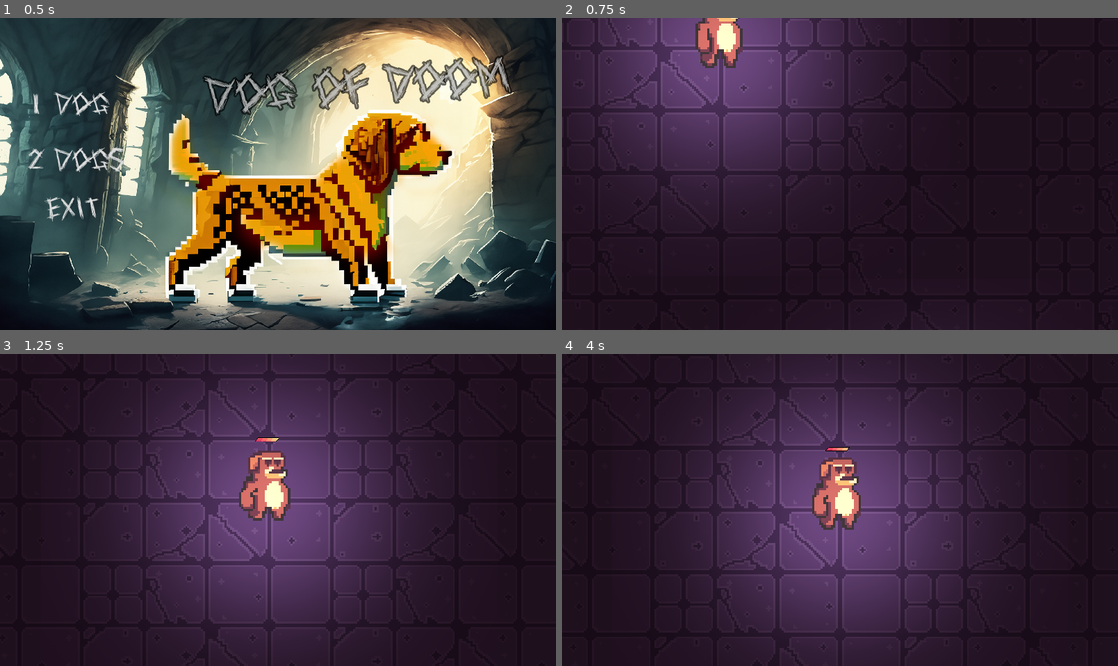
Above: before the commit, frames 1-4 (two rows, left to right).
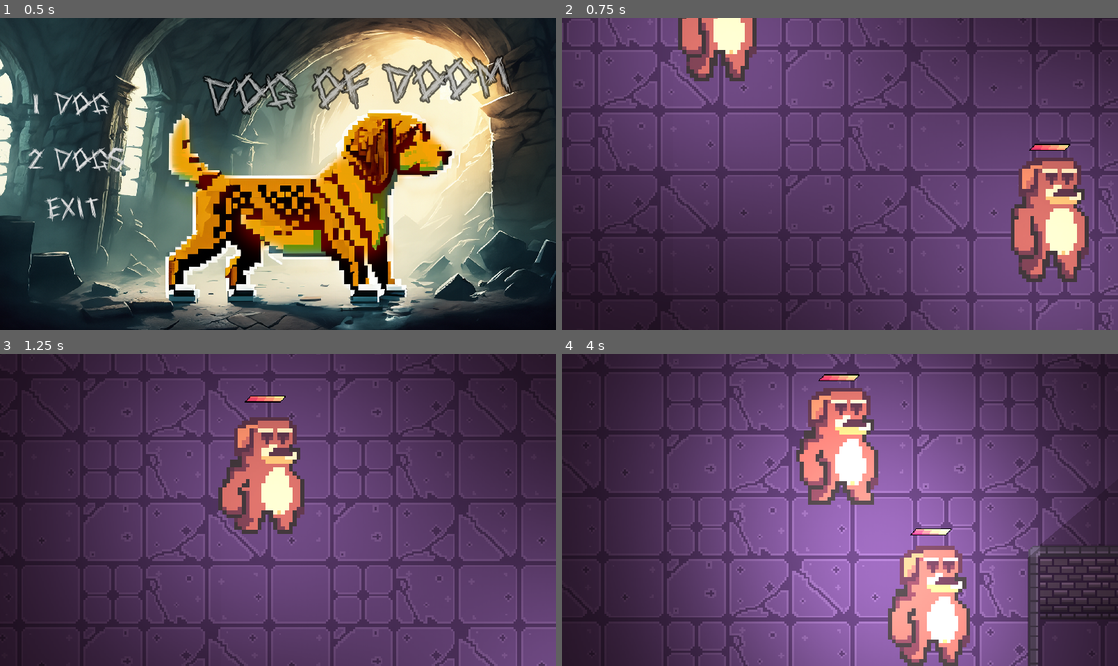
Above: after the commit, the same moments.

Repository: AugustanaCSC380January2024/final-game-don
Game: Godot game, scene res://scenes/menu.tscn
Two runs of this game, one before a commit and one after it. Both use one fixed random seed, a clock stepped at 60 frames per second and the inputs below.
Inputs:
- Up to frame 1 (0.5 s): no input
- Up to frame 2 (0.75 s): click "1 DOG" at 0.5 s
- Up to frame 3 (1.25 s): no input
- Up to frame 4 (4 s): hold D (right) 1.28-2.03 s; tap P (attack) every 0.75 s from 1.35 to 3.6 s; tap Space (jump) at 1.52, 2.27, 3.77 s; hold S (down) 2.03-2.78 s; hold D (right) 2.78-3.53 s; hold W (up) from 3.53 s (still down)

Frame 1 is identical in both runs. In frame 2, 87% of the frame differs, in the area x 0-100%, y 0-100%; in frame 3, 79%; in frame 4, 88%.

Commit message:
The multiplayer mode now is able to save the progress of both players

Diff:
--- a/scenes/map1.tscn
+++ b/scenes/map1.tscn
@@ -1,9 +1,7 @@
-[gd_scene load_steps=5 format=3 uid="uid://bmtf5fu7xmces"]
+[gd_scene load_steps=3 format=3 uid="uid://bmtf5fu7xmces"]
 
 [ext_resource type="Script" path="res://scripts/map1.gd" id="1_ux8rt"]
 [ext_resource type="PackedScene" uid="uid://bs3pbw7w8qfua" path="res://scenes/tile_map1.tscn" id="2_tbxjn"]
-[ext_resource type="PackedScene" uid="uid://bgp3lwcbdrhur" path="res://scenes/player.tscn" id="3_quug3"]
-[ext_resource type="PackedScene" uid="uid://cfho5svf6cjbk" path="res://scenes/player2.tscn" id="6_gk2u3"]
 
 [node name="Map" type="Node2D"]
 script = ExtResource("1_ux8rt")
@@ -13,14 +11,13 @@
 
 [node name="TileMap" parent="." instance=ExtResource("2_tbxjn")]
 
-[node name="Player" parent="." instance=ExtResource("6_gk2u3")]
-scale = Vector2(0.3, 0.3)
-
-[node name="Player2" parent="." instance=ExtResource("3_quug3")]
-position = Vector2(105, 235)
-scale = Vector2(0.3, 0.3)
-
 [node name="Camera2D" type="Camera2D" parent="."]
 position = Vector2(145, 154)
 zoom = Vector2(3, 3)
 position_smoothing_enabled = true
+
+[node name="spawn1" type="Marker2D" parent="."]
+position = Vector2(631, 192)
+
+[node name="spawn2" type="Marker2D" parent="."]
+position = Vector2(639, 263)
--- a/scripts/global.gd
+++ b/scripts/global.gd
@@ -1,6 +1,6 @@
 extends Node
 
-const SAVE_FILE3 = "user://save_file3.save"
+const SAVE_FILE4 = "user://save_file4.save"
 @onready var g_data = {}
 
 func get_global_data() -> Dictionary:
@@ -11,14 +11,14 @@
 	load_data()
 
 func save_data():
-	var file = FileAccess.open(SAVE_FILE3, FileAccess.WRITE)
+	var file = FileAccess.open(SAVE_FILE4, FileAccess.WRITE)
 	file.store_var(g_data)
 	file.close()
 
 
 func load_data():
 
-	if not FileAccess.file_exists(SAVE_FILE3):
+	if not FileAccess.file_exists(SAVE_FILE4):
 		g_data = {
 
 			"player_one_posX": 0.0,
@@ -26,10 +26,14 @@
 			"player_health": 0,
 			"multiplayer": false,
 			"mapNum": 1 ,
-			"gameExists": true
+			"gameExists": true,
+			"player_two_posX": 0.0,
+			"player_two_posY": 0.0,
+			"player2_health": 0,
+
+
 		}
 		save_data()
-		print("hekki")
-	var file = FileAccess.open(SAVE_FILE3, FileAccess.READ)
+	var file = FileAccess.open(SAVE_FILE4, FileAccess.READ)
 	g_data = file.get_var()
 	file.close()
--- a/scripts/map1.gd
+++ b/scripts/map1.gd
@@ -2,8 +2,10 @@
 
 @export var mapNum = 1
 @onready var map1 = preload("res://scenes/tile_map1.tscn")
-@onready var player = $Player
-@onready var player_2 = $Player2
+var player_1
+var player_2
+@onready var player_one = load("res://scenes/player.tscn")
+@onready var player_two = load("res://scenes/player2.tscn")
 @onready var camera_2d = $Camera2D
 @onready var save_file
 
@@ -15,36 +17,26 @@
 const zoommax = 3.0
 
 func _ready():
-	#multiplayermode = save_file.multiplayermode
 	save_file = Global.get_global_data()
 	var gameExists = save_file.gameExists
+	load_player(multiplayermode)
 	if(gameExists):
 		load_progress()
 
 func _physics_process(delta):
-	player_position = player_2.get_global_pos()
-	player_health = player_2.get_health()
-
-	#print(player_position, player_health)
 
 	if (Input.is_action_just_pressed("save")):
 		save_progress()
 
-
-
-	if (Input.is_action_just_pressed("load")):
-		load_progress()
-
-
 	if (multiplayermode):
 
-		var avg_camera_positionX = (player.global_position.x +  player_2.global_position.x) / 2
-		var avg_camera_positionY = (player.global_position.y +  player_2.global_position.y) / 2
+		var avg_camera_positionX = (player_1.global_position.x +  player_2.global_position.x) / 2
+		var avg_camera_positionY = (player_1.global_position.y +  player_2.global_position.y) / 2
 		var avg_camera_pos = Vector2(Vector2i(avg_camera_positionX, avg_camera_positionY))
 		camera_2d.global_position = avg_camera_pos
 
-		var player_pos_differenceX = player.global_position.x -  player_2.global_position.x
-		var player_pos_differenceY = player.global_position.y -  player_2.global_position.y
+		var player_pos_differenceX = player_1.global_position.x -  player_2.global_position.x
+		var player_pos_differenceY = player_1.global_position.y -  player_2.global_position.y
 		var insideRoot = abs((player_pos_differenceX ** 2) - (player_pos_differenceY ** 2))
 		var player_pos_difference = sqrt(insideRoot)
 
@@ -54,15 +46,21 @@
 		camera_2d.zoom.x = cameraZoom
 
 	else:
-		camera_2d.global_position = player.global_position
+		camera_2d.global_position = player_1.global_position
 		camera_2d.zoom.y = zoommax
 		camera_2d.zoom.x = zoommax
 
 func save_progress():
 	print("saved_progress")
-	save_file["player_one_posX"] = player.global_position.x
-	save_file["player_one_posY"] = player.global_position.y
-	save_file["player_health"] = player.health
+	if multiplayermode:
+		save_file["player_two_posX"] = player_2.get_global_pos().x
+		save_file["player_two_posY"] = player_2.get_global_pos().y
+		save_file["player2_health"] = player_2.get_health()
+
+
+	save_file["player_one_posX"] = player_1.get_global_pos().x
+	save_file["player_one_posY"] = player_1.get_global_pos().y
+	save_file["player_health"] = player_1.get_health()
 	save_file["mapNum"] = mapNum
 	save_file["gameExists"] = true
 	save_file["multiplayermode"] = multiplayermode
@@ -72,8 +70,23 @@
 func load_progress():
 	print(save_file)
 	print("progress_loaded")
-	player.global_position.x = save_file.player_one_posX
-	player.global_position.y = save_file.player_one_posY
-	player.health = save_file.player_health
+	player_1.global_position.x = save_file.player_one_posX
+	player_1.global_position.y = save_file.player_one_posY
+	player_1.health = save_file.player_health
 	multiplayermode = save_file.multiplayermode
 	mapNum = save_file.mapNum
+
+	if multiplayermode:
+		print(player_2)
+		player_2.global_position.x = save_file.player_two_posX
+		player_2.global_position.y = save_file.player_two_posY
+		player_2.health = save_file.player2_health
+
+func load_player(multiplayermode):
+
+	if multiplayermode:
+		player_2 = player_two.instantiate()
+		add_child(player_2)
+
+	player_1 = player_one.instantiate()
+	add_child(player_1)
--- a/scripts/menu.gd
+++ b/scripts/menu.gd
@@ -27,12 +27,14 @@
 
 func _on_player_pressed():
 	save_file.multiplayermode = false
+	Global.save_data()
 	loadGame(1)
 
 
 
 func _on_player_2_pressed():
 	save_file.multiplayermode = true
+	Global.save_data()
 	loadGame(2)
 
 
